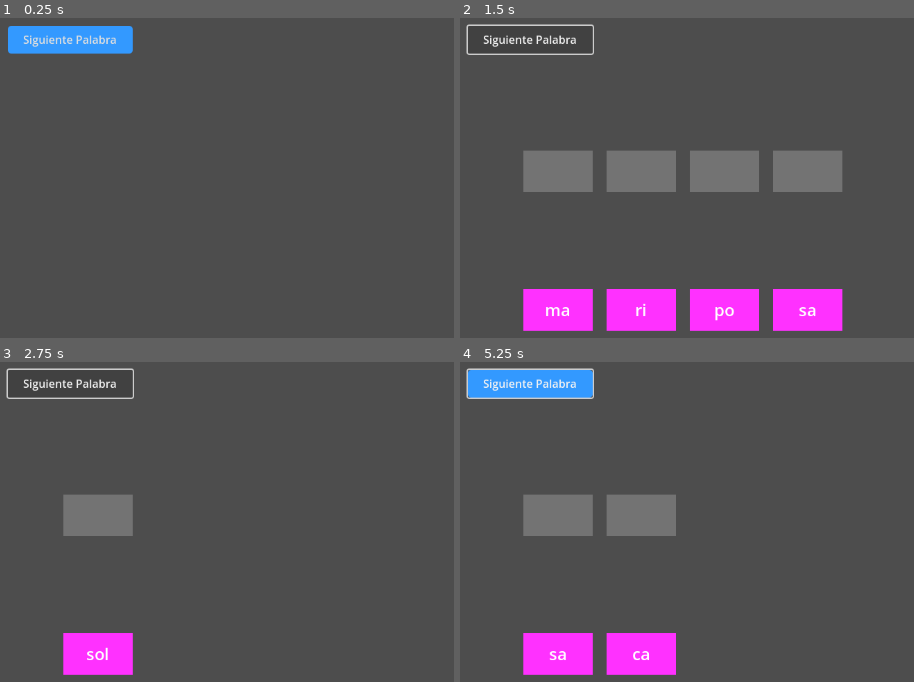
Above: before the commit, frames 1-4 (two rows, left to right).
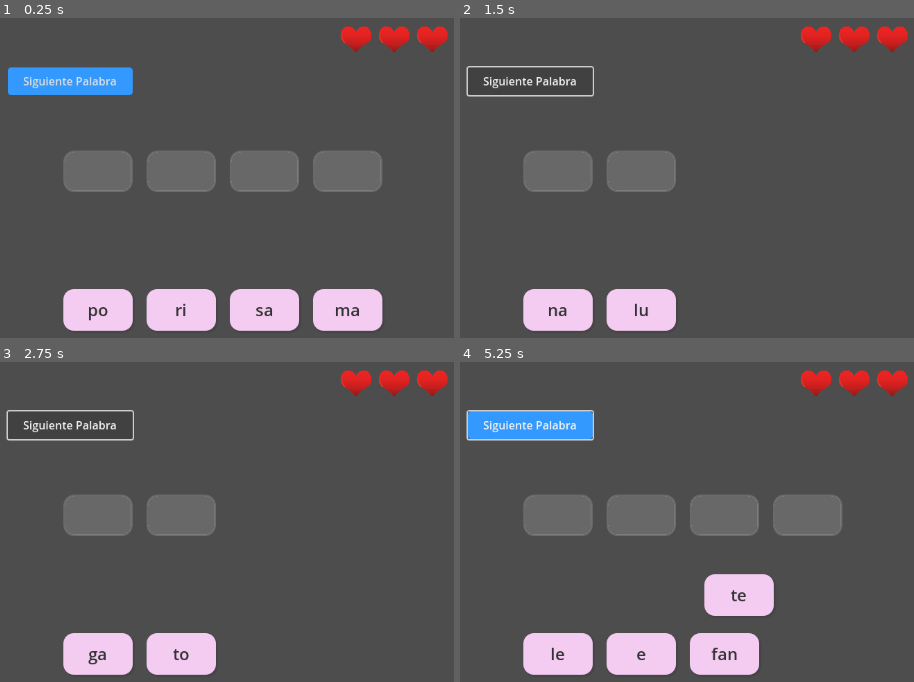
Above: after the commit, the same moments.

Repository: alvaro-francisco-gil/lectoemocion
Game: Godot game, scene res://GestorJuego.tscn
The game is run twice, just before and just after one commit, with the same random seed, the same clock (stepped at 60 frames per second) and the same inputs.
Inputs (mouse positions are in pixels of both pictures, inside the frame that each line leads up to):
- Up to frame 1 (0.25 s): no input
- Up to frame 2 (1.5 s): click "Siguiente Palabra" at 0.5 s; click "Siguiente Palabra" at 1.25 s
- Up to frame 3 (2.75 s): click "Siguiente Palabra" at 2 s
- Up to frame 4 (5.25 s): tap Enter at 2.75, 4.25 s; move the mouse to (outside the picture) at 2.77 s; click (outside the picture) at 2.92 s; tap Space at 3.5, 5 s; drag from (691, 602) to (523, 493) at 3.52 s; move the mouse to (outside the picture) at 4.27 s; click (outside the picture) at 4.42 s; drag from (814, 669) to (605, 493) at 5.02 s

The runs differ from the first frame. In frame 1, 21% of the frame differs, in the area x 1-99%, y 2-98%; in frame 2, 15%; in frame 3, 8.5%; in frame 4, 18%.

Commit message:
he cambiado la estetica de las tarjetas ( he redondeado las esquinas y cambiado de color), tambien he añadido las vidas.

Diff:
--- a/GestorJuego.gd
+++ b/GestorJuego.gd
@@ -41,7 +41,6 @@
 
 	# Inicializar el juego
 	seleccionar_palabra_aleatoria()
-	total_tarjetas = nodo_tarjetas.get_child_count()
 	emit_signal("vidas_actualizadas", vidas)
 
 func seleccionar_palabra_aleatoria():
@@ -67,6 +66,7 @@
 		c.queue_free()
 
 	tarjetas_colocadas = 0  # Reiniciar contador
+	total_tarjetas = silabas.size()  # Establecer el total de tarjetas basado en las sílabas
 
 	# Crea los huecos en orden
 	for i in range(silabas.size()):
@@ -96,6 +96,7 @@
 			# Colocación correcta
 			hueco.aceptar_tarjeta(tarjeta)
 			tarjetas_colocadas += 1
+			print("Tarjeta colocada correctamente. Total: ", tarjetas_colocadas, "/", total_tarjetas)
 
 			# Verificar si se completó el nivel
 			if tarjetas_colocadas == total_tarjetas:
@@ -119,16 +120,8 @@
 				hueco.liberar_tarjeta()
 
 func _on_tarjeta_colocada(hueco_id: int, tarjeta_id: int):
-	if hueco_id == tarjeta_id:
-		tarjetas_colocadas += 1
-		print("Tarjeta colocada correctamente. Total: ", tarjetas_colocadas)
-
-		# Verificar si todas las tarjetas están colocadas
-		if tarjetas_colocadas == palabras[palabra_actual].size():
-			print("¡Palabra completada!")
-			# Esperar un momento antes de pasar a la siguiente palabra
-			await get_tree().create_timer(1.0).timeout
-			siguiente_palabra()
+	# Ya no necesitamos esta función ya que la lógica está en intentar_colocar_tarjeta
+	pass
 
 # Función para añadir nuevas palabras al diccionario
 func añadir_palabra(palabra: String, silabas: Array):
--- a/GestorJuego.tscn
+++ b/GestorJuego.tscn
@@ -1,8 +1,9 @@
-[gd_scene load_steps=5 format=3 uid="uid://blllmhqdk87n1"]
+[gd_scene load_steps=6 format=3 uid="uid://blllmhqdk87n1"]
 
 [ext_resource type="Script" uid="uid://vnc4xfexvj2o" path="res://GestorJuego.gd" id="1_rwmyg"]
 [ext_resource type="PackedScene" uid="uid://cf6sd6prhectb" path="res://TarjetaSilaba.tscn" id="2_rwmyg"]
 [ext_resource type="PackedScene" uid="uid://cgsd3irsuws0" path="res://HuecoSilaba.tscn" id="3_vuorj"]
+[ext_resource type="PackedScene" path="res://Vidas.tscn" id="4_abc12"]
 
 [sub_resource type="StyleBoxFlat" id="StyleBoxFlat_1"]
 bg_color = Color(0.2, 0.6, 1, 1)
@@ -20,11 +21,13 @@
 
 [node name="Tarjetas" type="Node2D" parent="."]
 
+[node name="Vidas" parent="." instance=ExtResource("4_abc12")]
+
 [node name="SiguientePalabra" type="Button" parent="."]
 offset_left = 20.0
-offset_top = 20.0
+offset_top = 80.0
 offset_right = 200.0
-offset_bottom = 60.0
+offset_bottom = 120.0
 theme_override_styles/normal = SubResource("StyleBoxFlat_1")
 text = "Siguiente Palabra"
 
--- a/HuecoSilaba.tscn
+++ b/HuecoSilaba.tscn
@@ -1,6 +1,18 @@
-[gd_scene load_steps=3 format=3 uid="uid://cgsd3irsuws0"]
+[gd_scene load_steps=4 format=3 uid="uid://cgsd3irsuws0"]
 
 [ext_resource type="Script" uid="uid://c8nrw4v0hr3tx" path="res://HuecoSilaba.gd" id="1_wwrfw"]
+
+[sub_resource type="StyleBoxFlat" id="StyleBoxFlat_1"]
+bg_color = Color(0.85, 0.85, 0.85, 0.2)
+border_width_left = 2
+border_width_top = 2
+border_width_right = 2
+border_width_bottom = 2
+border_color = Color(0.7, 0.7, 0.7, 0.3)
+corner_radius_top_left = 15
+corner_radius_top_right = 15
+corner_radius_bottom_right = 15
+corner_radius_bottom_left = 15
 
 [sub_resource type="RectangleShape2D" id="RectangleShape2D_ajenk"]
 size = Vector2(100, 60)
@@ -8,10 +20,10 @@
 [node name="HuecoSilaba" type="Node2D"]
 script = ExtResource("1_wwrfw")
 
-[node name="ColorRect" type="ColorRect" parent="."]
+[node name="Panel" type="Panel" parent="."]
 offset_right = 100.0
 offset_bottom = 60.0
-color = Color(0.8, 0.8, 0.8, 0.3)
+theme_override_styles/panel = SubResource("StyleBoxFlat_1")
 
 [node name="Area2D" type="Area2D" parent="."]
 
--- a/TarjetaSilaba.tscn
+++ b/TarjetaSilaba.tscn
@@ -1,21 +1,32 @@
-[gd_scene load_steps=3 format=3 uid="uid://cf6sd6prhectb"]
+[gd_scene load_steps=4 format=3 uid="uid://cf6sd6prhectb"]
 
 [ext_resource type="PackedScene" uid="uid://leceh1dl0ga0" path="res://TarjetaBase.tscn" id="1_3rs10"]
 [ext_resource type="Script" uid="uid://cp4amc5t8jvxo" path="res://TarjetaSilaba.gd" id="2_o538n"]
 
+[sub_resource type="StyleBoxFlat" id="StyleBoxFlat_1"]
+bg_color = Color(0.956863, 0.8, 0.94902, 1)
+corner_radius_top_left = 15
+corner_radius_top_right = 15
+corner_radius_bottom_right = 15
+corner_radius_bottom_left = 15
+shadow_color = Color(0, 0, 0, 0.1)
+shadow_size = 2
+shadow_offset = Vector2(2, 2)
+
 [node name="TarjetaBase" instance=ExtResource("1_3rs10")]
 script = ExtResource("2_o538n")
 
-[node name="ColorRect" type="ColorRect" parent="." index="1"]
+[node name="Panel" type="Panel" parent="." index="1"]
 offset_right = 100.0
 offset_bottom = 60.0
-color = Color(1, 0.192157, 1, 1)
+theme_override_styles/panel = SubResource("StyleBoxFlat_1")
 
 [node name="Label" type="Label" parent="." index="2"]
 offset_left = 5.0
 offset_top = 5.0
 offset_right = 95.0
 offset_bottom = 55.0
+theme_override_colors/font_color = Color(0.2, 0.2, 0.2, 1)
 theme_override_font_sizes/font_size = 24
 text = "Sílaba"
 horizontal_alignment = 1
--- a/Vidas.gd
+++ b/Vidas.gd
@@ -4,33 +4,25 @@
 var corazones = []
 
 func _ready():
-	# Posicionar el nodo en la parte superior de la pantalla
-	position = Vector2(20, 20)  # 20 píxeles desde el borde superior izquierdo
+	# Obtener el tamaño de la ventana
+	var ventana = get_viewport_rect().size
+
+	# Posicionar el contenedor en la parte superior central
+	var container = $Container
 
 	# Crear los corazones iniciales
 	for i in range(vidas):
-		var corazon = ColorRect.new()
-		corazon.size = Vector2(40, 40)
-		corazon.position = Vector2(i * 50, 0)  # Espaciado de 50 píxeles entre corazones
-		corazon.color = Color(1, 0, 0, 1)  # Rojo sólido
+		var corazon = TextureRect.new()
+		corazon.texture = preload("res://assets/corazon.png")
+		corazon.custom_minimum_size = Vector2(40, 40)
+		corazon.expand_mode = TextureRect.EXPAND_FIT_WIDTH_PROPORTIONAL
+		container.add_child(corazon)
+		corazones.append(corazon)
 
-		# Crear la forma del corazón usando un Polygon2D
-		var heart_shape = Polygon2D.new()
-		var points = PackedVector2Array([
-			Vector2(20, 10),  # Punto superior
-			Vector2(10, 20),  # Izquierda
-			Vector2(20, 30),  # Abajo
-			Vector2(30, 20),  # Derecha
-			Vector2(20, 10)   # Volver al inicio
-		])
-		heart_shape.polygon = points
-		heart_shape.color = Color(1, 0, 0, 1)
-		heart_shape.position = Vector2(0, 0)
-
-		corazon.add_child(heart_shape)
-		add_child(corazon)
-		corazones.append(corazon)
-		print("Corazón creado en posición: ", corazon.position)
+	# Ajustar el tamaño del contenedor basado en sus hijos
+	await get_tree().process_frame
+	container.position.x = (ventana.x - container.size.x) / 2
+	container.position.y = 20  # 20 píxeles desde el borde superior
 
 func actualizar_vidas(vidas_restantes):
 	print("Actualizando vidas: ", vidas_restantes)
--- /dev/null
+++ b/Vidas.tscn
@@ -0,0 +1,12 @@
+[gd_scene load_steps=3 format=3 uid="uid://b2j6h8g4y3n5k"]
+
+[ext_resource type="Script" path="res://Vidas.gd" id="1_d4r6t"]
+[ext_resource type="Texture2D" uid="uid://b3k2j4h5g6m7n" path="res://assets/corazon.png" id="2_abc12"]
+
+[node name="Vidas" type="Node2D"]
+script = ExtResource("1_d4r6t")
+
+[node name="Container" type="HBoxContainer" parent="."]
+offset_right = 40.0
+offset_bottom = 40.0
+theme_override_constants/separation = 10
